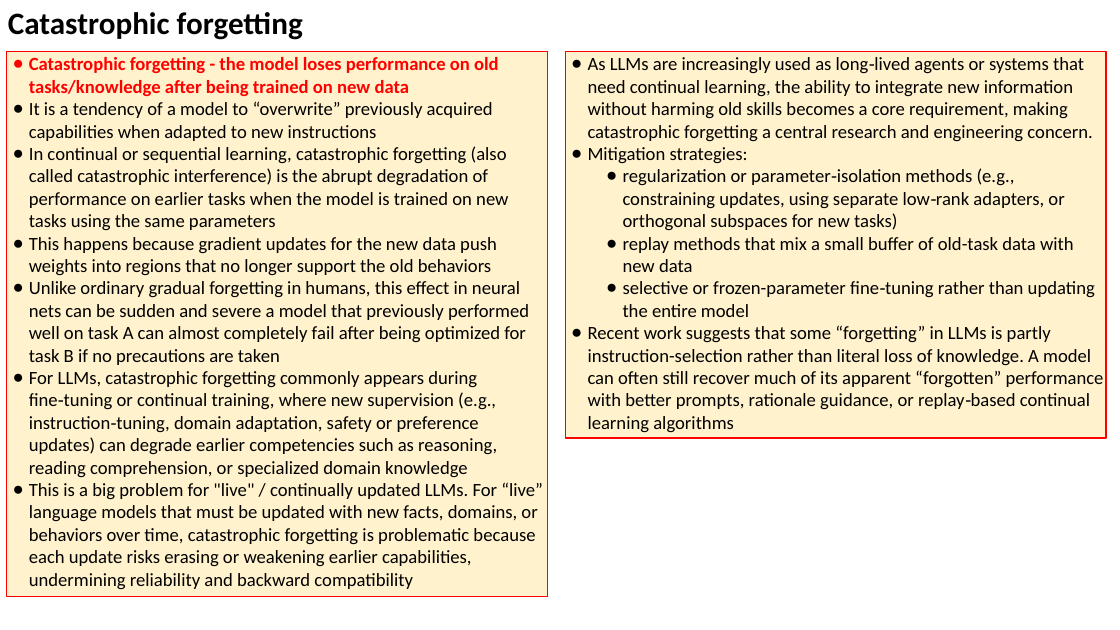
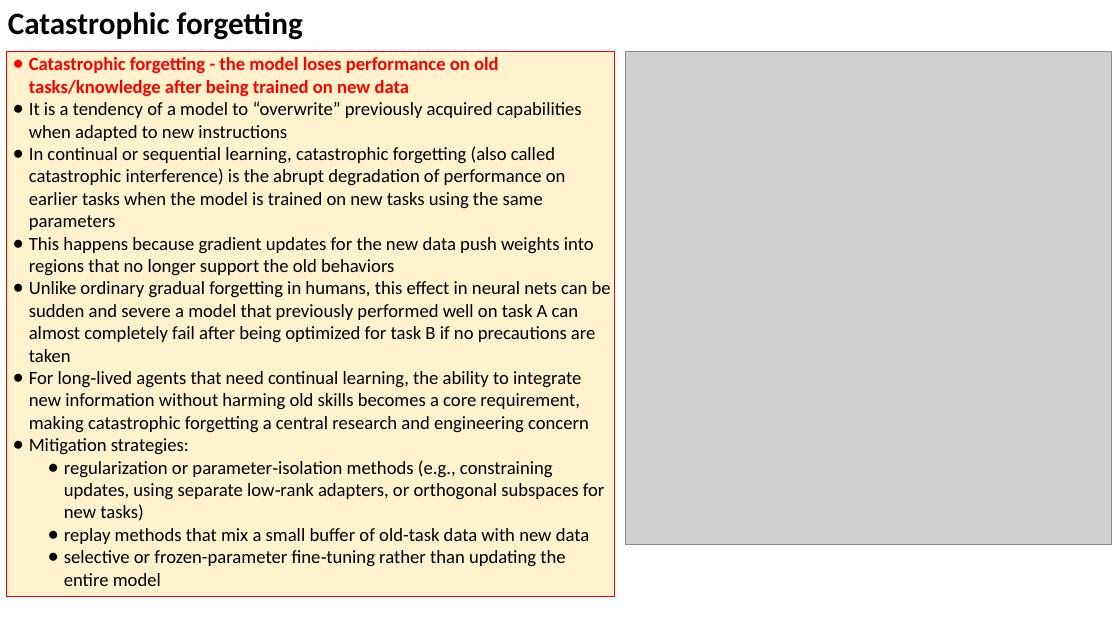
Before and after one commit to lselector/seminar, a slide deck: slide 8 of 2025/2025-12-26-AI-Updates.pptx. Drawn at 1120x630 pixels with LibreOffice and Linux fonts; fonts in the diff are those of the drawing; grey boxes stand for pictures. Boxes give left, top, right and bottom in pixels: in the first picture for what was removed or moved away, otherwise in the second. Text is boxed around its words. In the diff, an @@ line names an element or a change of style, - is before the commit and + after.

Commit message:
update

```diff
--- a/2025/2025-12-26-AI-Updates.pptx
+++ b/2025/2025-12-26-AI-Updates.pptx
@@ rectangle "Catastrophic forgetting - the model ...": place and size @@
-rectangle "Catastrophic forgetting - the model ..." at bbox=[7, 52, 548, 597]
+rectangle "Catastrophic forgetting - the model ..." at bbox=[7, 52, 615, 597]
@@ rectangle removed at bbox=[566, 52, 1107, 438] @@
-● As LLMs are increasingly used as long‑lived agents or systems that need continual learning, the ability to integrate new information without harming old skills becomes a core requirement, making catastrophic forgetting a central research and engineering concern.
-● Mitigation strategies:
-● regularization or parameter‑isolation methods (e.g., constraining updates, using separate low‑rank adapters, or orthogonal subspaces for new tasks)
-● replay methods that mix a small buffer of old-task data with new data
-● selective or frozen-parameter fine‑tuning rather than updating the entire model
-● Recent work suggests that some “forgetting” in LLMs is partly instruction-selection rather than literal loss of knowledge. A model can often still recover much of its apparent “forgotten” performance with better prompts, rationale guidance, or replay‑based continual learning algorithms
@@ picture added at bbox=[625, 52, 1111, 545] @@
@@ text in rectangle at bbox=[29, 371, 605, 586]: text changed @@
-● For LLMs, catastrophic forgetting commonly appears during fine‑tuning or continual training, where new supervision (e.g., instruction‑tuning, domain adaptation, safety or preference updates) can degrade earlier competencies such as reasoning, reading comprehension, or specialized domain knowledge
-● This is a big problem for "live" / continually updated LLMs. For “live” language models that must be updated with new facts, domains, or behaviors over time, catastrophic forgetting is problematic because each update risks erasing or weakening earlier capabilities, undermining reliability and backward compatibility
+● For long‑lived agents that need continual learning, the ability to integrate new information without harming old skills becomes a core requirement, making catastrophic forgetting a central research and engineering concern
+● Mitigation strategies:
+● regularization or parameter‑isolation methods (e.g., constraining updates, using separate low‑rank adapters, or orthogonal subspaces for new tasks)
+● replay methods that mix a small buffer of old-task data with new data
+● selective or frozen-parameter fine‑tuning rather than updating the entire model
```
Also in this commit, not shown: 18 other slides changed, 2 slides added, 2 slides removed.
